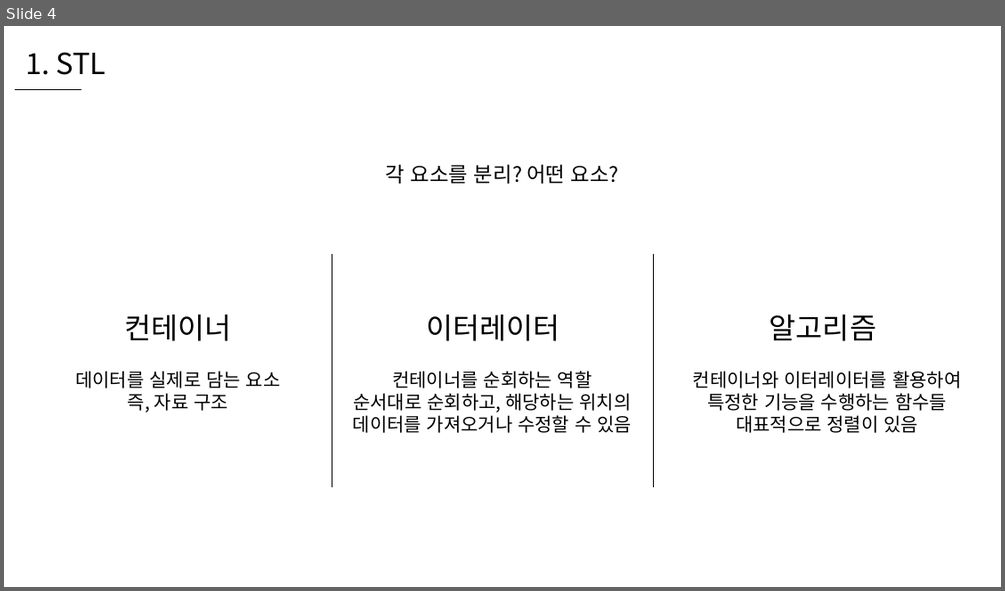
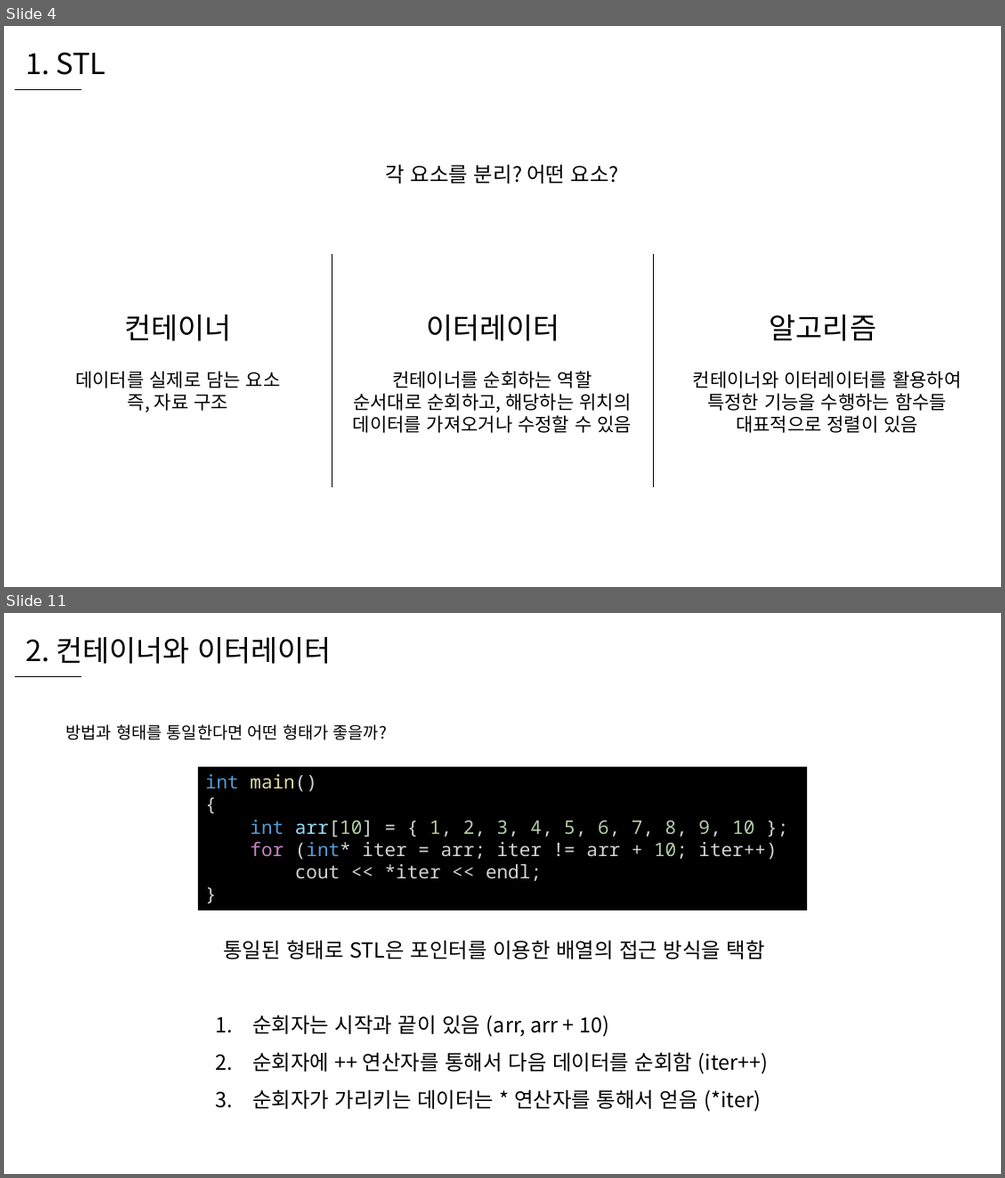
Before and after one commit to WooLyung/2021-RG-Lecture, a slide deck: 수업 자료/4 - C++ STL.pptx. Shown one above the other, each under a label of ours: slide 4 before the commit, slides 4 and 11 after it; the slides between them are not shown. The pictures are 1005x591 and 1005x1178 pixels, drawn with LibreOffice and Linux fonts; fonts in the diff are those of the drawing. Boxes give left, top, right and bottom in pixels: in the first picture for what was removed or moved away, otherwise in the second. Text is boxed around its words. In the diff, an @@ line names an element or a change of style, - is before the commit and + after.

Commit message:
수업 자료 업데이트

```diff
--- a/수업 자료/4 - C++ STL.pptx
+++ b/수업 자료/4 - C++ STL.pptx
@@ slide 11 added at (4, 613, 1001, 1174), background #FFFFFF @@
@@ text added at (25, 637, 332, 664), 28 pt, text #000000 @@
+2. 컨테이너와 이터레이터
@@ line added from (15, 676) to (81, 676), #000000 0.5 pt @@
@@ text added at (66, 724, 387, 740), 16 pt, text #000000 @@
+방법과 형태를 통일한다면 어떤 형태가 좋을까?
@@ rectangle added at (198, 767, 807, 910), fill #000000, 18 pt, text #D4D4D4 @@
+int main()
+{
+int arr[10] = { 1, 2, 3, 4, 5, 6, 7, 8, 9, 10 };
+for (int* iter = arr; iter != arr + 10; iter++)
+cout << *iter << endl;
+}
@@ text added at (223, 940, 765, 959), 20 pt, text #000000 @@
+통일된 형태로 STL은 포인터를 이용한 배열의 접근 방식을 택함
@@ text added at (252, 1014, 769, 1111), 20 pt, text #000000 @@
+1. 순회자는 시작과 끝이 있음 (arr, arr + 10)
+2. 순회자에 ++ 연산자를 통해서 다음 데이터를 순회함 (iter++)
+3. 순회자가 가리키는 데이터는 * 연산자를 통해서 얻음 (*iter)
```
Also in this commit, not shown: 8 slides changed, 26 other slides added, 5 other files.
